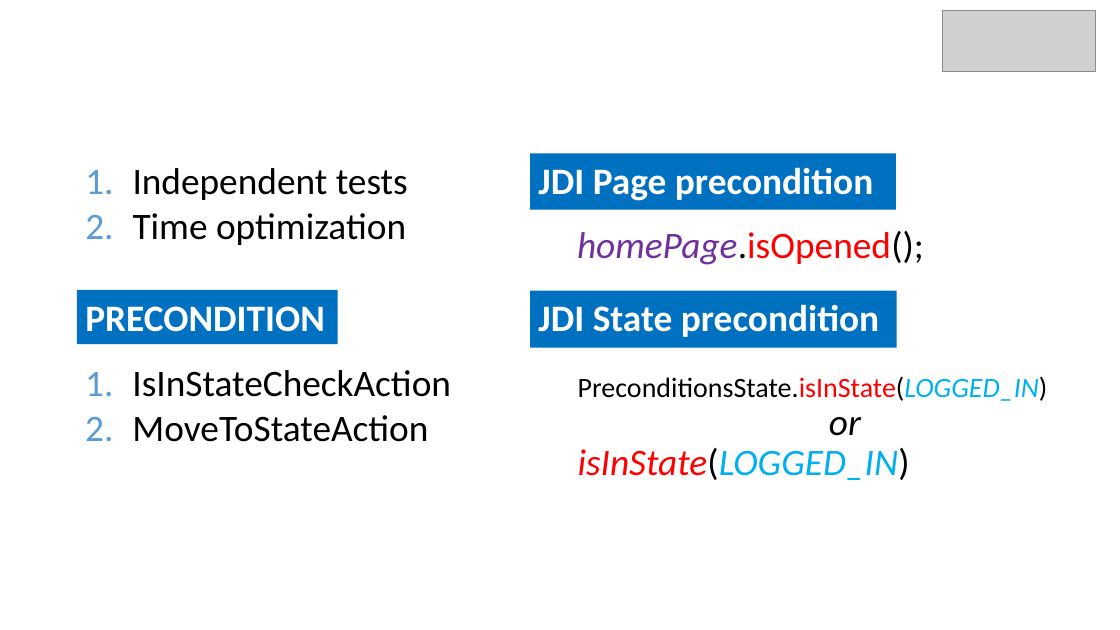
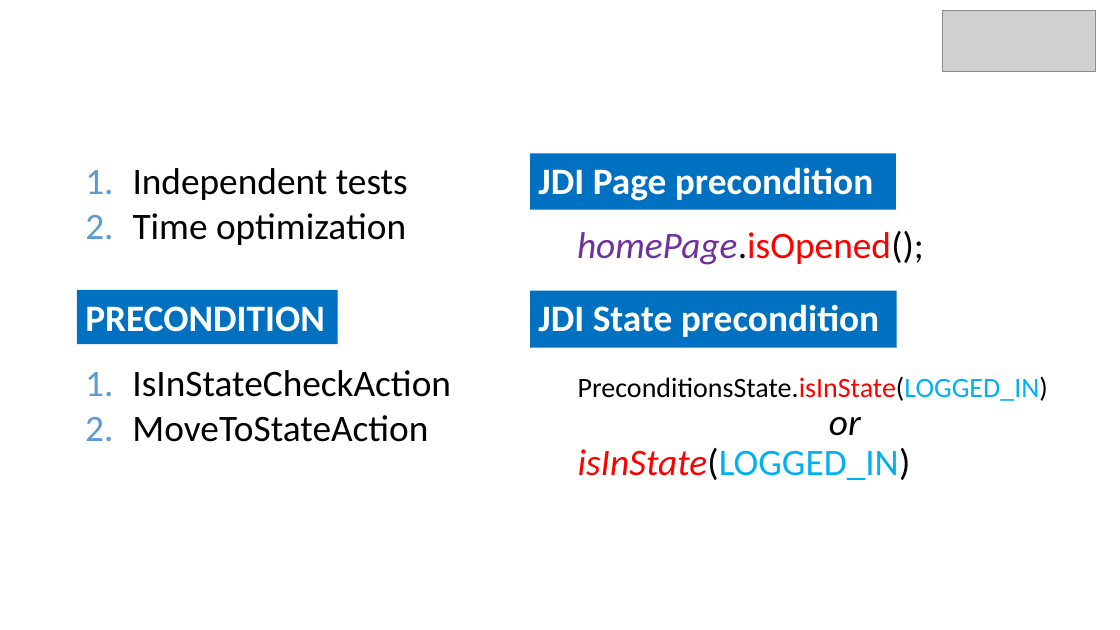
Before and after one commit to epam/JDI, a slide deck: slide 18 of 8 JDI Settings.pptx (slide 23 before the commit). Drawn at 1120x630 pixels with LibreOffice and Linux fonts; fonts in the diff are those of the drawing; grey boxes stand for pictures; background and template pictures are left out. Boxes give left, top, right and bottom in pixels: in the first picture for what was removed or moved away, otherwise in the second. Text is boxed around its words. In the diff, an @@ line names an element or a change of style, - is before the commit and + after.

```diff
--- a/8 JDI Settings.pptx
+++ b/8 JDI Settings.pptx
@@ text at [578,376,1048,480]: italic off in "PreconditionsState.isInState(LOGGED_IN)", "isInState(LOGGED_IN)" @@
```
Also in this commit, not shown: 11 other slides changed, 13 slides added, 5 slides removed.
